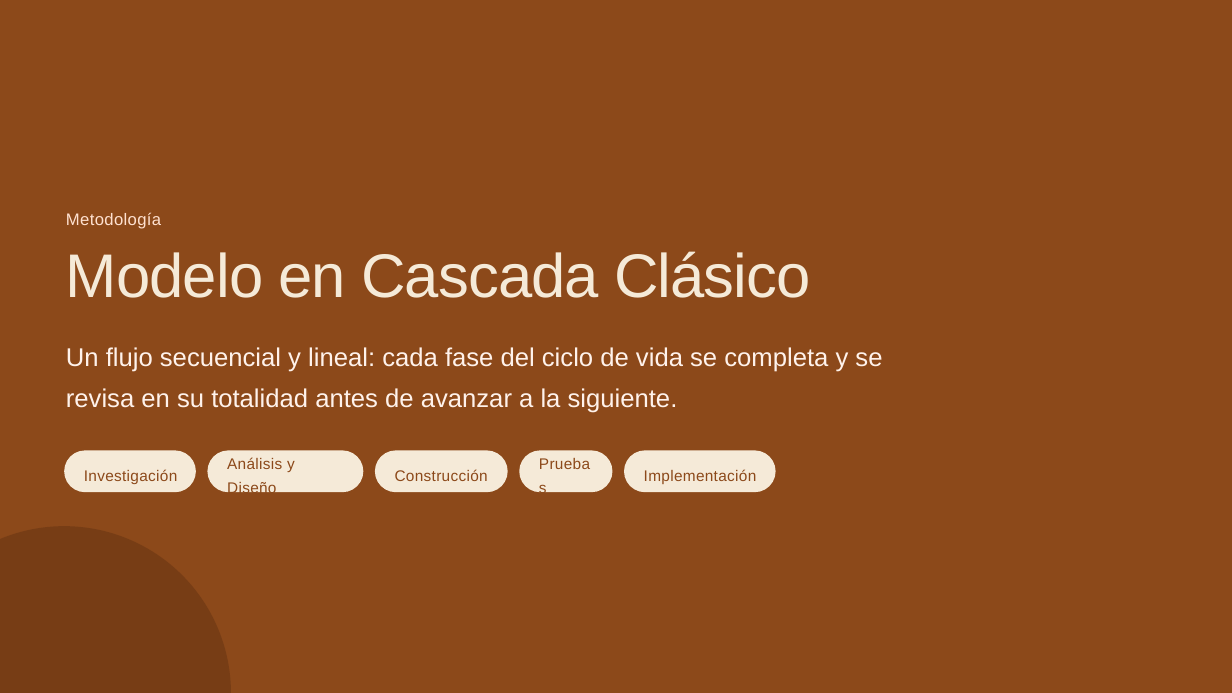
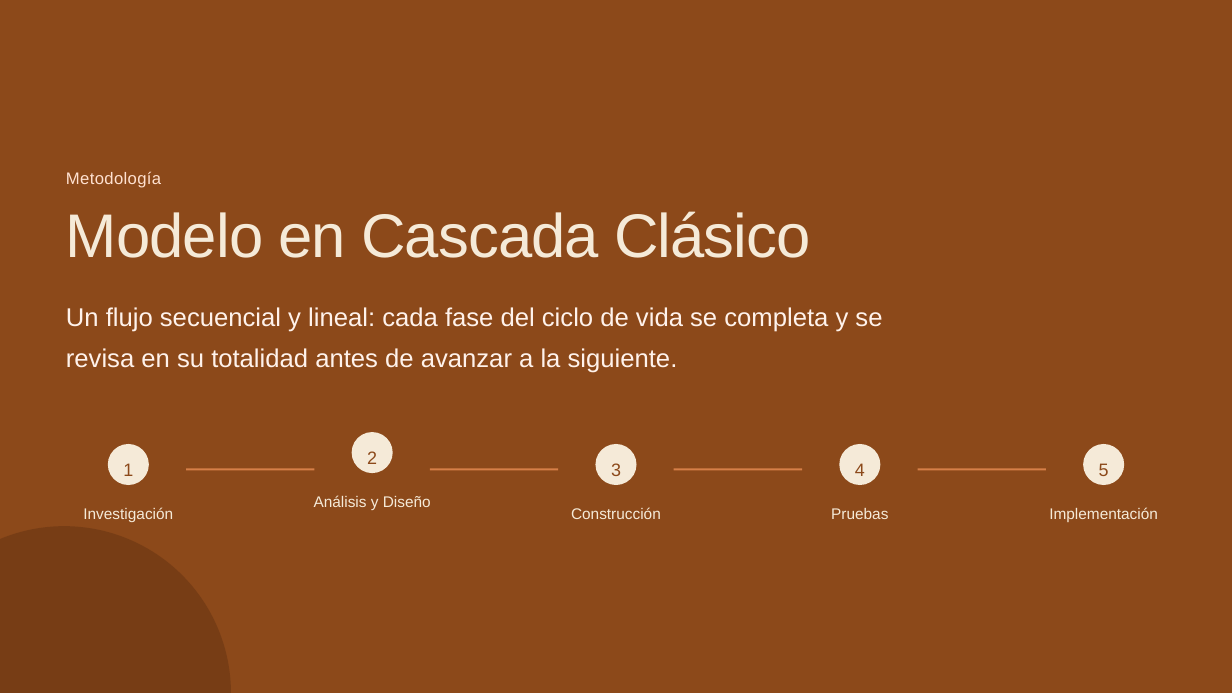
Before and after one commit to DarwinDevCode/Proyect-VetCare, a slide deck: slide 6 of Proyecto_VetCare__Desarrollo_y_metodolog_a.pptx. Drawn at 1232x693 pixels with LibreOffice and Linux fonts; fonts in the diff are those of the drawing. Boxes give left, top, right and bottom in pixels: in the first picture for what was removed or moved away, otherwise in the second. Text is boxed around its words. In the diff, an @@ line names an element or a change of style, - is before the commit and + after.

```diff
--- a/Proyecto_VetCare__Desarrollo_y_metodolog_a.pptx
+++ b/Proyecto_VetCare__Desarrollo_y_metodolog_a.pptx
@@ 3 texts: place and size @@
-3 texts at bbox=[66, 212, 882, 413]
+3 texts at bbox=[66, 171, 882, 373]
@@ ellipse: place and size @@
-ellipse at bbox=[64, 450, 196, 492]
+ellipse at bbox=[108, 444, 149, 485]
@@ ellipse: place and size @@
-ellipse at bbox=[375, 450, 508, 492]
+ellipse at bbox=[352, 432, 393, 473]
@@ rounded rectangle to ellipse in 3 elements at bbox=[108, 444, 149, 485], bbox=[352, 432, 393, 473], bbox=[596, 444, 637, 485] @@
@@ ellipse: place and size @@
-ellipse at bbox=[624, 450, 776, 492]
+ellipse at bbox=[596, 444, 637, 485]
@@ ellipse added at bbox=[839, 444, 880, 485], fill #F5EAD8 @@
@@ ellipse added at bbox=[1083, 444, 1124, 485], fill #F5EAD8 @@
@@ text added at bbox=[123, 463, 133, 476], 21 pt, text #8C491A @@
+1
@@ rectangle added at bbox=[186, 468, 314, 470], fill #D67F48 @@
@@ rounded rectangle removed at bbox=[208, 450, 363, 492] @@
@@ text added at bbox=[367, 451, 377, 464], 21 pt, text #8C491A @@
+2
@@ rectangle added at bbox=[430, 468, 558, 470], fill #D67F48 @@
@@ rounded rectangle removed at bbox=[519, 450, 612, 492] @@
@@ text added at bbox=[611, 463, 621, 476], 21 pt, text #8C491A @@
+3
@@ rectangle added at bbox=[674, 468, 802, 470], fill #D67F48 @@
@@ text added at bbox=[855, 463, 865, 476], 21 pt, text #8C491A @@
+4
@@ rectangle added at bbox=[918, 468, 1046, 470], fill #D67F48 @@
@@ text added at bbox=[1099, 463, 1109, 476], 21 pt, text #8C491A @@
+5
@@ text "Investigación": place and size @@
-text "Investigación" at bbox=[84, 469, 177, 484]
+text "Investigación" at bbox=[83, 507, 173, 522]
@@ text "Análisis y Diseño": place and size @@
-text "Análisis y Diseño" at bbox=[227, 457, 295, 497]
+text "Análisis y Diseño" at bbox=[314, 495, 431, 510]
@@ text "Construcción": place and size @@
-text "Construcción" at bbox=[395, 469, 488, 481]
+text "Construcción" at bbox=[571, 507, 661, 519]
@@ text "Pruebas": place and size @@
-text "Pruebas" at bbox=[537, 460, 599, 486]
+text "Pruebas" at bbox=[831, 508, 888, 519]
@@ text colour #8C491A to #F5EAD8, letter spacing 0.4 to 0 pt; alignment left to centre; vertical alignment middle to top in 5 elements at bbox=[83, 507, 173, 522], bbox=[314, 495, 431, 510], bbox=[571, 507, 661, 519], bbox=[831, 508, 888, 519], bbox=[1049, 507, 1158, 522] @@
@@ text "Implementación": place and size @@
-text "Implementación" at bbox=[644, 469, 757, 484]
+text "Implementación" at bbox=[1049, 507, 1158, 522]
```
Also in this commit, not shown: 9 other slides changed, 1 slide added, 1 slide removed, 2 other files.
